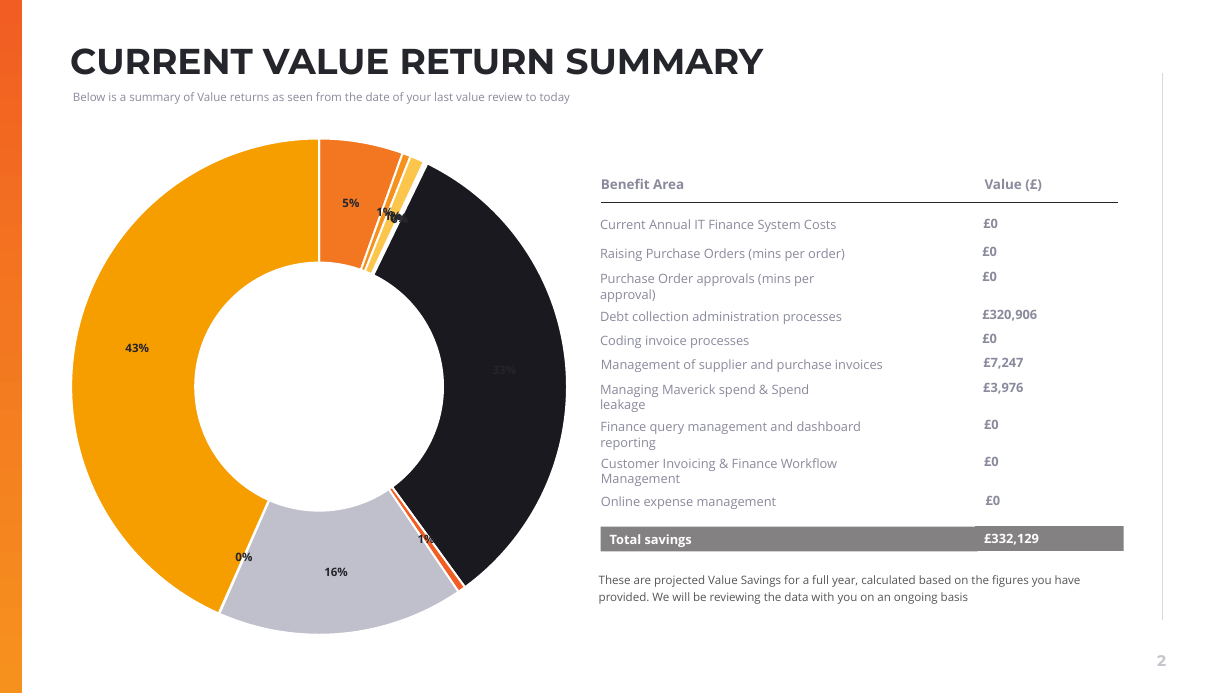
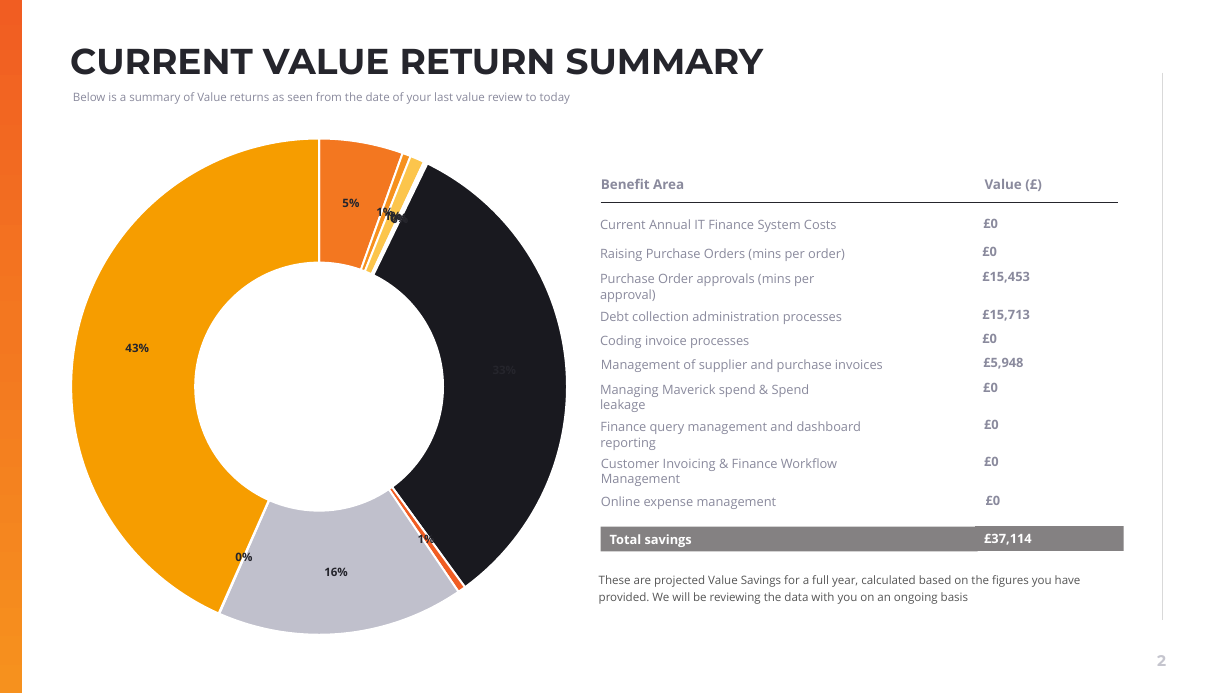
Before and after one commit to muratozdemirpiblo/ppt-api, a slide deck: slide 2 of questionare_output.pptx. Drawn at 1232x693 pixels with LibreOffice and Linux fonts; fonts in the diff are those of the drawing; background and template pictures are left out. Boxes give left, top, right and bottom in pixels: in the first picture for what was removed or moved away, otherwise in the second. Text is boxed around its words. In the diff, an @@ line names an element or a change of style, - is before the commit and + after.

```diff
--- a/questionare_output.pptx
+++ b/questionare_output.pptx
@@ text at [982,272,1030,283]: text changed @@
-£0
+£15,453
@@ text at [982,310,1030,321]: text changed @@
-£320,906
+£15,713
@@ text at [983,358,1023,369]: text changed @@
-£7,247
+£5,948
@@ text at [983,383,998,392]: text changed @@
-£3,976
+£0
@@ text in rectangle at [984,534,1032,545]: text changed @@
-£332,129
+£37,114
```
Also in this commit, not shown: 2 other slides changed, 3 other files.
